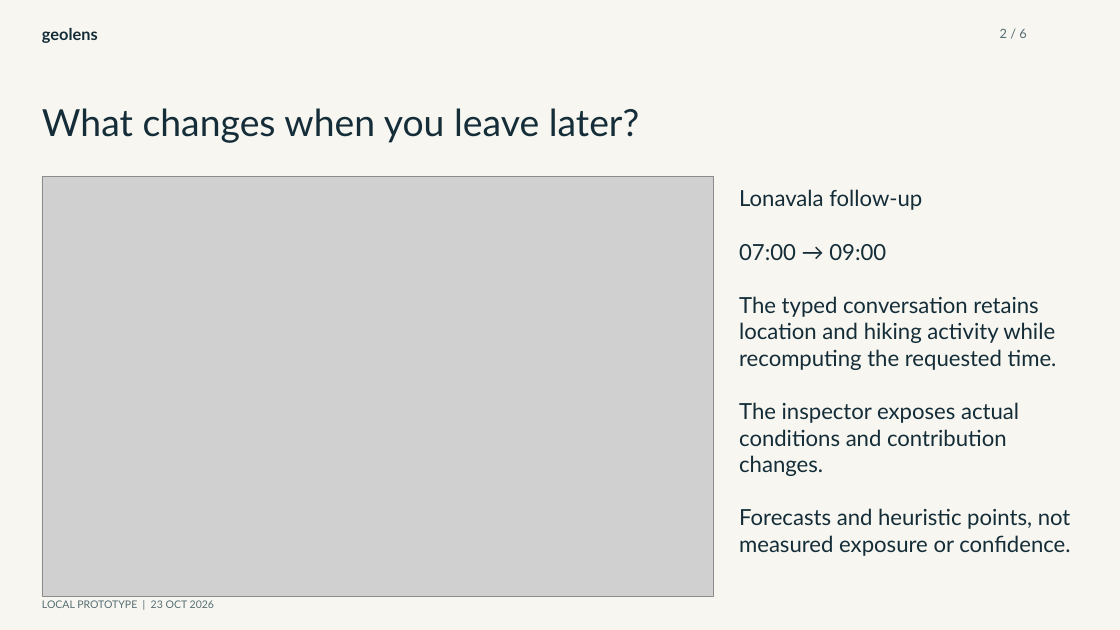
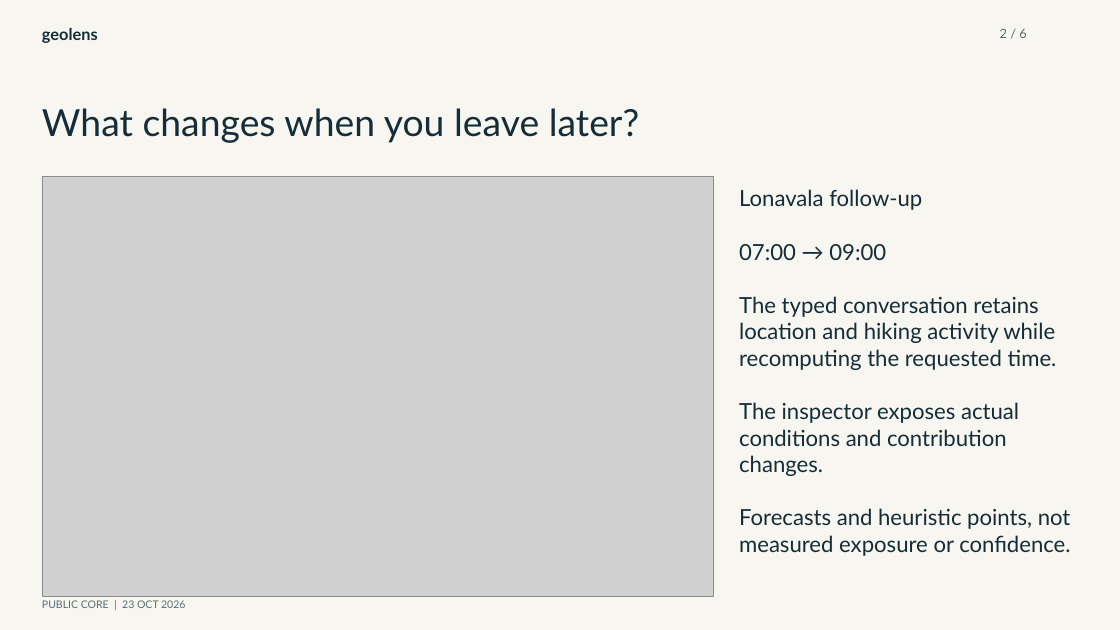
Before and after one commit to stupiduck/geolens-geoai-2026, a slide deck: slide 2 of submission/GeoLens.pptx. Drawn at 1120x630 pixels with LibreOffice and Linux fonts; fonts in the diff are those of the drawing; grey boxes stand for pictures. Boxes give left, top, right and bottom in pixels: in the first picture for what was removed or moved away, otherwise in the second. Text is boxed around its words. In the diff, an @@ line names an element or a change of style, - is before the commit and + after.

```diff
--- a/submission/GeoLens.pptx
+++ b/submission/GeoLens.pptx
@@ text at (42, 600, 185, 608): text changed @@
-LOCAL PROTOTYPE | 23 OCT 2026
+PUBLIC CORE | 23 OCT 2026
```
Also in this commit, not shown: 5 other slides changed, 26 other files.
